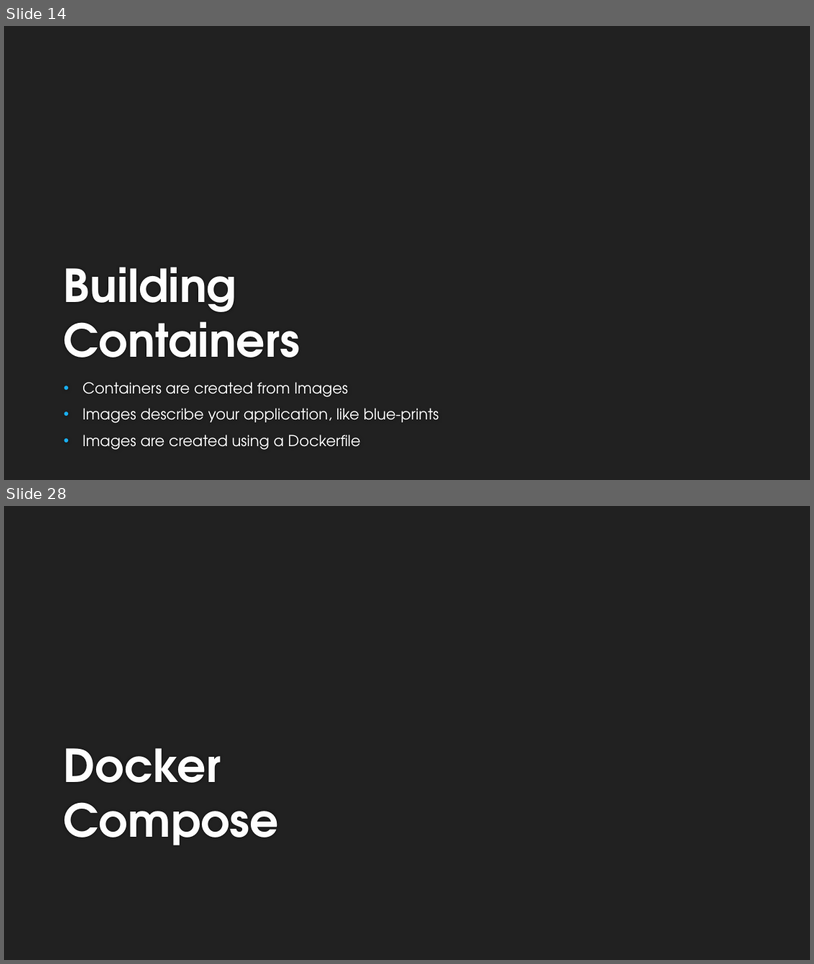
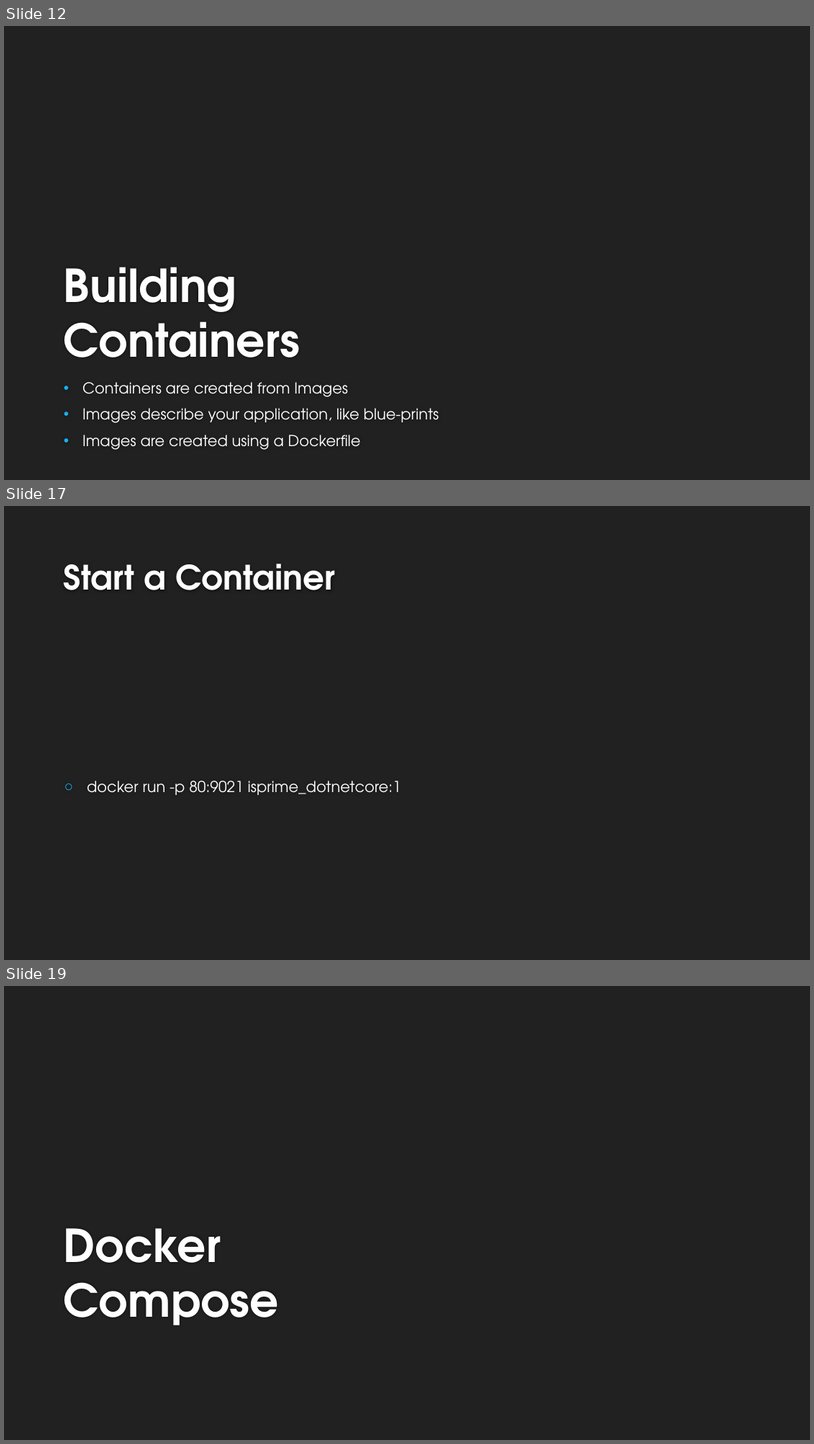
Before and after one commit to dcook-net/DockerisingDotNetAppsTalk, a slide deck: Dockerising .Net Applications v2.pptx. Shown one above the other, each under a label of ours: slides 14 and 28 before the commit, slides 12, 17 and 19 after it; the slides between them are not shown. The pictures are 814x964 and 814x1444 pixels, drawn with LibreOffice and Linux fonts; fonts in the diff are those of the drawing; background and template pictures are left out. Boxes give left, top, right and bottom in pixels: in the first picture for what was removed or moved away, otherwise in the second. Text is boxed around its words. In the diff, an @@ line names an element or a change of style, - is before the commit and + after.

```diff
--- a/Dockerising .Net Applications v2.pptx
+++ b/Dockerising .Net Applications v2.pptx
@@ slide 17 added at <box>4,506,810,960</box>, background #212121 @@
@@ title added at <box>64,564,335,590</box>, 40 pt, text #FEFEFE, bold @@
+Start a Container
@@ text added at <box>87,780,401,795</box>, 18 pt, text #FFFFFF @@
+○ docker run -p 80:9021 isprime_dotnetcore:1
@@ what was slide 14 is now slide 12 @@
@@ what was slide 28 is now slide 19 @@
```
Also in this commit, not shown: 3 slides changed, 8 other slides added, 13 slides removed, 16 other files.
